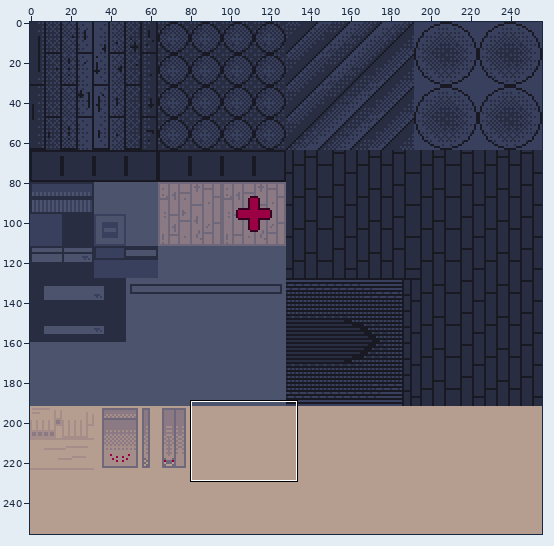
A sprite sheet gets an edit: assets/obj/spr_dreadzone_texture.png. Above, an overview of the earlier version with the close-up marked.
Close-up. The starting point:
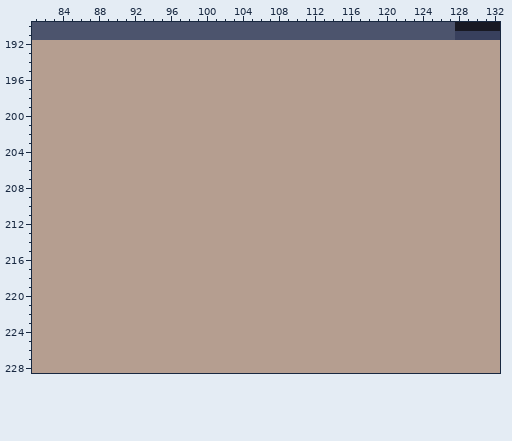
The file is 256x256 pixels. Shown: x 81..132, y 190..228.
New version:
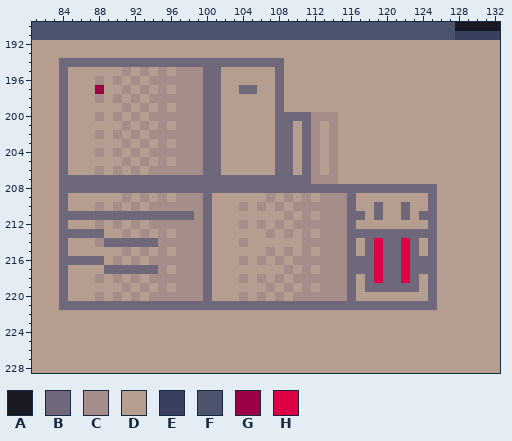
Palette (. is transparent): A #181923  B #6f687a  C #a58d89  D #b59e90  E #38405d  F #4c546d  G #9c0044  H #dd0044
Edits made:
Colour D gives way to colour B in row 194 at x 84 to 108; in rows 195 to 196 at x 84, 100 to 101 and 108; in row 197 at x 84, 100 to 101, 104 to 105 and 108; in rows 198 to 199 at x 84, 100 to 101 and 108; in row 200 at x 84, 100 to 101 and 108 to 111; in rows 201 to 206 at x 84, 100 to 101, 108 to 109 and 111.
Colour D gives way to colour B in row 207 at x 84 to 111; in row 208 at x 84 to 125; in row 209 at x 84, 100, 116 and 125; in row 210 at x 84, 100, 116, 119, 122 and 125; in row 211 at x 84 to 98, 100, 116 to 117, 119, 122 and 124 to 125; in row 212 at x 84, 100, 116 and 125.
Colour D gives way to colour B in row 213 at x 84 to 88, 100 and 116 to 125; in row 214 at x 84, 89 to 94, 100, 116, 118, 120 to 121, 123 and 125; in row 215 at x 84, 100, 116, 118, 120 to 121, 123 and 125; in row 216 at x 84 to 88, 100, 116 to 118, 120 to 121 and 123 to 125; in row 217 at x 84, 89 to 94, 100, 116 to 118, 120 to 121 and 123 to 125; in row 218 at x 84, 100, 116, 118, 120 to 121, 123 and 125.
Colour D gives way to colour B in row 219 at x 84, 100, 116, 118 to 123 and 125; in row 220 at x 84, 100, 116 and 125; in row 221 at x 84 to 125.
Colour D gives way to colour C in row 195 at x 91, 93, 95 and 97 to 99; in row 196 at x 88, 90, 92 and 94 to 99; in row 197 at x 91, 93, 95 and 97 to 99; in row 198 at x 88, 90, 92 and 94 to 99; in row 199 at x 91, 93, 95 and 97 to 99; in row 200 at x 88, 90, 92, 94 to 99 and 112 to 114.
Colour D gives way to colour C in row 201 at x 91, 93, 95, 97 to 99, 112 and 114; in row 202 at x 88, 90, 92, 94 to 99, 112 and 114; in row 203 at x 91, 93, 95, 97 to 99, 112 and 114; in row 204 at x 88, 90, 92, 94 to 99, 112 and 114; in row 205 at x 91, 93, 95, 97 to 99, 112 and 114; in row 206 at x 88, 90, 92, 94 to 99, 112 and 114.
Colour D gives way to colour C in row 207 at x 112 to 114; in row 209 at x 91, 93, 95, 97 to 99, 107, 109, 111 and 113 to 115; in row 210 at x 88, 90, 92, 94 to 99, 104, 106, 108 and 110 to 115; in row 211 at x 99, 109, 111 and 113 to 115; in row 212 at x 88, 90, 92, 94 to 99, 104, 106, 108 and 110 to 115; in row 213 at x 91, 93, 95, 97 to 99, 107, 109, 111 and 113 to 115.
Colour D gives way to colour C in row 214 at x 88, 95 to 99, 104 and 111 to 115; in row 215 at x 91, 93, 95, 97 to 99, 107, 109, 111 and 113 to 115; in row 216 at x 90, 92, 94 to 99, 104, 106, 108 and 110 to 115; in row 217 at x 95, 97 to 99, 109, 111 and 113 to 115; in row 218 at x 88, 90, 92, 94 to 99, 104, 106, 108 and 110 to 115; in row 219 at x 91, 93, 95, 97 to 99, 107, 109, 111 and 113 to 115.
Colour D gives way to colour C in row 220 at x 88, 90, 92, 94 to 99, 104, 106, 108 and 110 to 115.
Colour D gives way to colour G in row 197 at x 88.
Colour D gives way to colour H in rows 214 to 218 at x 119 and 122.
Boxes around the changes in both close-ups, in picture pixels (x1, y1, x2, y2):
changed: (59, 58, 437, 310)
